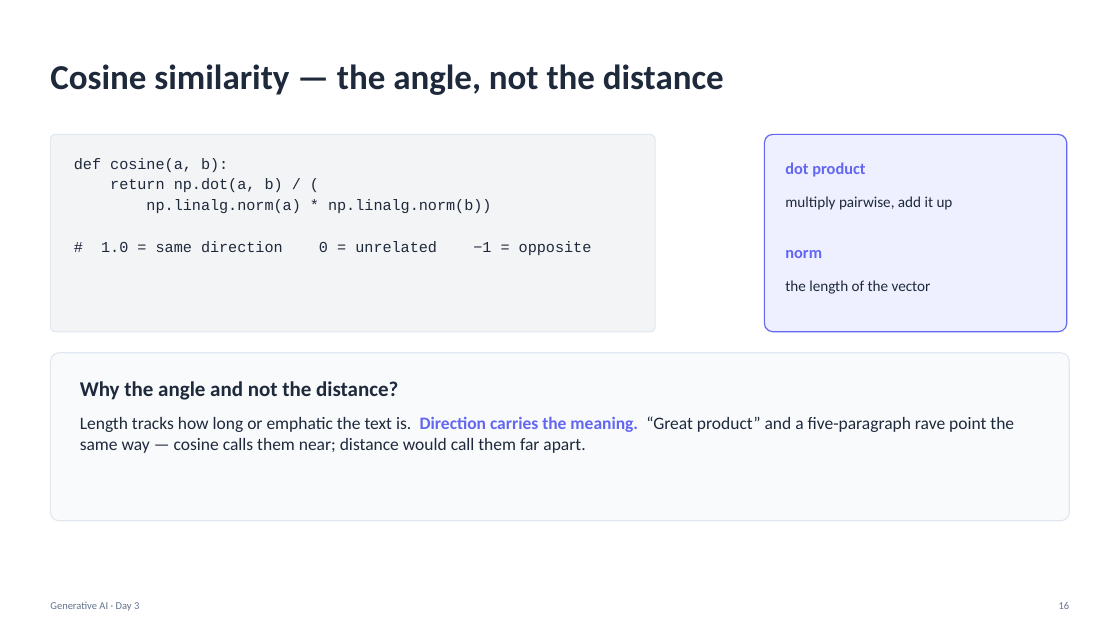
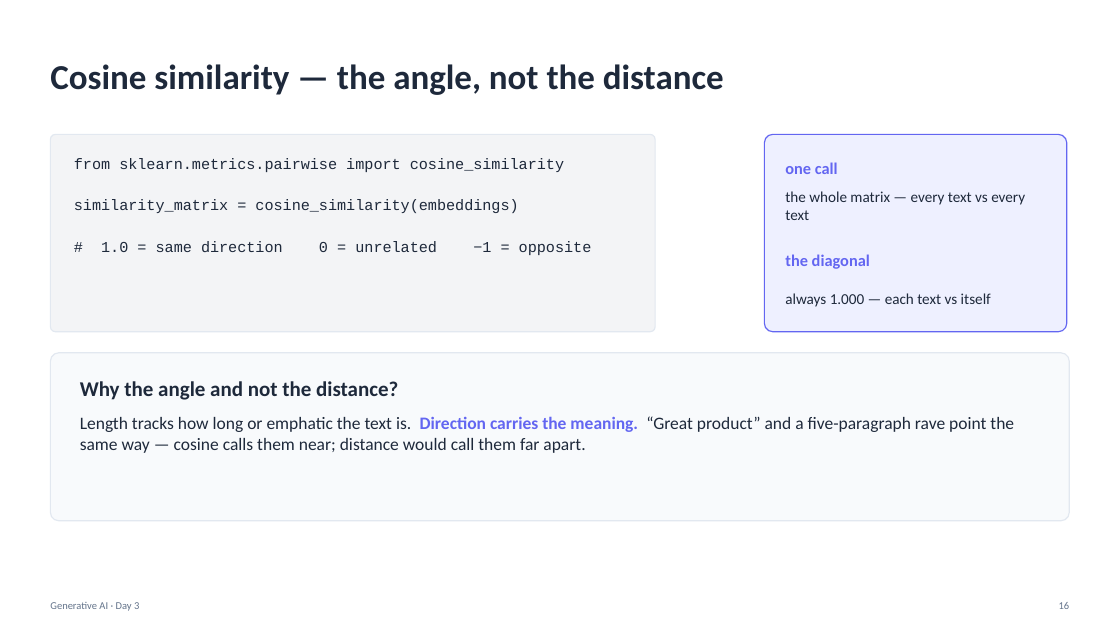
Before and after one commit to Poorit-Technologies/lpu-training, a slide deck: slide 16 of generative-ai/slides/Day03_GenAI.pptx. Drawn at 1120x630 pixels with LibreOffice and Linux fonts; fonts in the diff are those of the drawing. Boxes give left, top, right and bottom in pixels: in the first picture for what was removed or moved away, otherwise in the second. Text is boxed around its words. In the diff, an @@ line names an element or a change of style, - is before the commit and + after.

```diff
--- a/generative-ai/slides/Day03_GenAI.pptx
+++ b/generative-ai/slides/Day03_GenAI.pptx
@@ text at (74, 158, 564, 213): text changed @@
-def cosine(a, b):
-return np.dot(a, b) / (
-np.linalg.norm(a) * np.linalg.norm(b))
+from sklearn.metrics.pairwise import cosine_similarity
+similarity_matrix = cosine_similarity(embeddings)
@@ text at (785, 162, 838, 174): text changed @@
-dot product
+one call
@@ text at (785, 191, 1025, 220): text changed @@
-multiply pairwise, add it up
+the whole matrix — every text vs every text
@@ text at (785, 254, 870, 269): text changed @@
-norm
+the diagonal
@@ text at (785, 293, 991, 307): text changed @@
-the length of the vector
+always 1.000 — each text vs itself
```
Also in this commit, not shown: 9 other slides changed, 2 other files.
